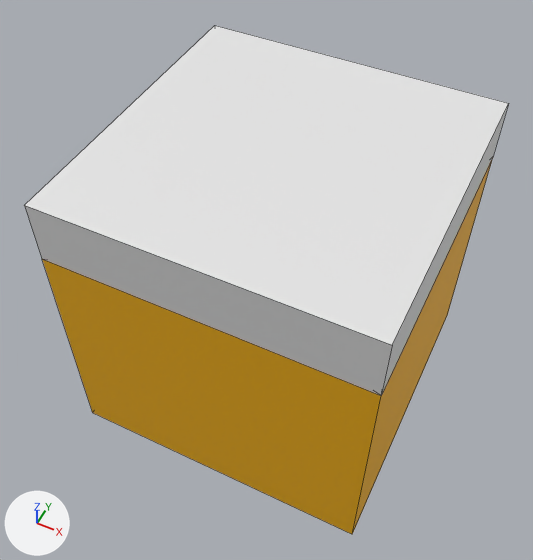
A saved change to the Blender file tsu_components_src/lights/searchlight_block.blend.
Rendered twice from a camera (50 mm lens) standing at (0.172, -0.371, 0.447) and looking at (-0.009, -0.01, -0.004). Lighting does not change. The marker at lower left points along +X, +Y and +Z. The picture after the commit comes second. Mesh edges are drawn as thin lines.
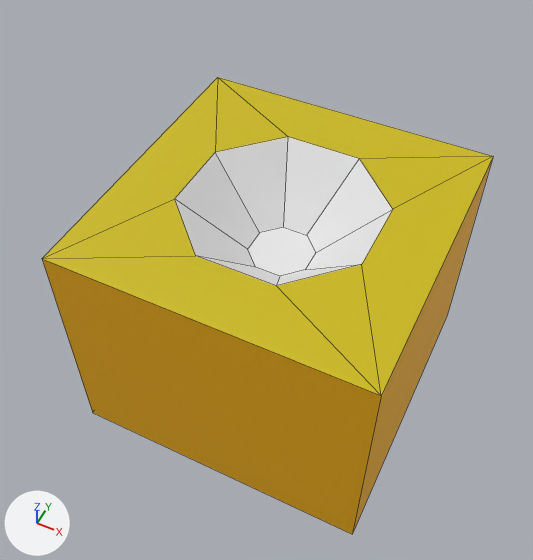
Boxes [x1, y1, x2, y2] around the edits, measured in the pictures (533 x 560 px; the box of a moved part takes in the faces that stretch with it):
'Cube', reshaped (7% narrower, 10% shorter)
    before: [24, 26, 508, 534]
    after: [42, 77, 493, 534]
part 1 of me_cube, moved or reshaped
    before: [24, 26, 508, 396]
    after: [42, 77, 493, 396]

Edits to the bpy script that builds the scene:
```text
Add mat_paintable_1:
    mat_paintable_1 = principled_material('paintable-1')
    mat_paintable_1.base_color = (0.61, 0.491, 0.0)  # yellow #cdba00
Change me_cube:
    used by ob_cube; location = (0.0, 0.0, 0.0)
    remove me_cube.from_pydata(...)  # 28 vertices, 27 faces; spans x -0.125..0.125, y -0.125..0.125, z -0.125..0.125
    add me_cube.from_pydata(...)  # 24 vertices, 21 faces; spans x -0.125..0.125, y -0.125..0.125, z -0.125..0.075
    me_cube part 1
    20 vertices are removed from x -0.125..0.125, y -0.125..0.125, z 0.045..0.125
    22 faces are deleted
    16 vertices are added at x -0.075..0.075, y -0.075..0.075, z 0.025..0.075
    8 new faces join them, mat_paintable_1 (yellow #cdba00)
    9 new faces join them, mat_lightgrey (white #e5e5e5)
    other edits to the shape of me_cube do not show in these pictures
    remove me_cube.materials.append(mat_materialglass)  # white #e7e7e7
    add me_cube.materials.append(mat_paintable_1)  # yellow #cdba00
```
